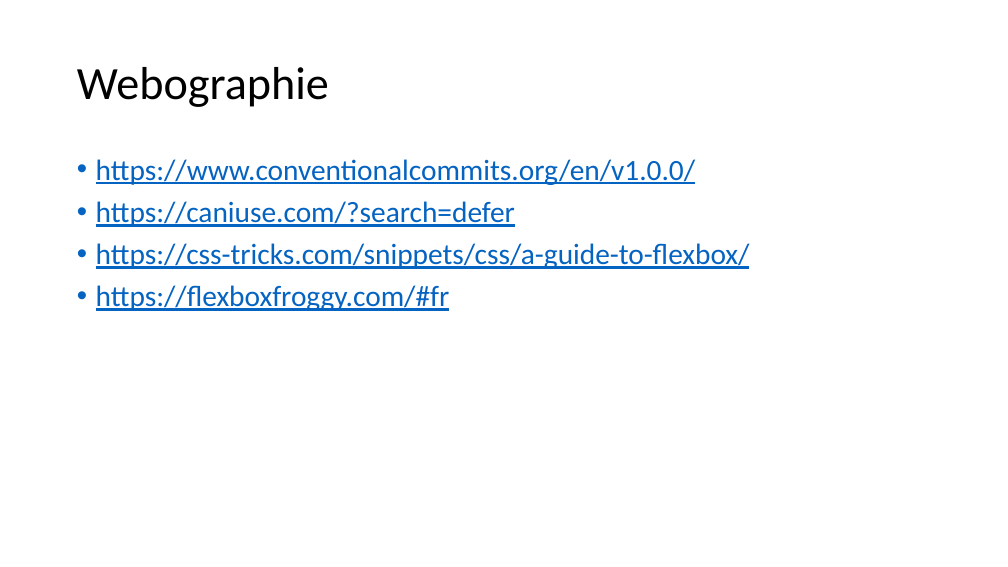
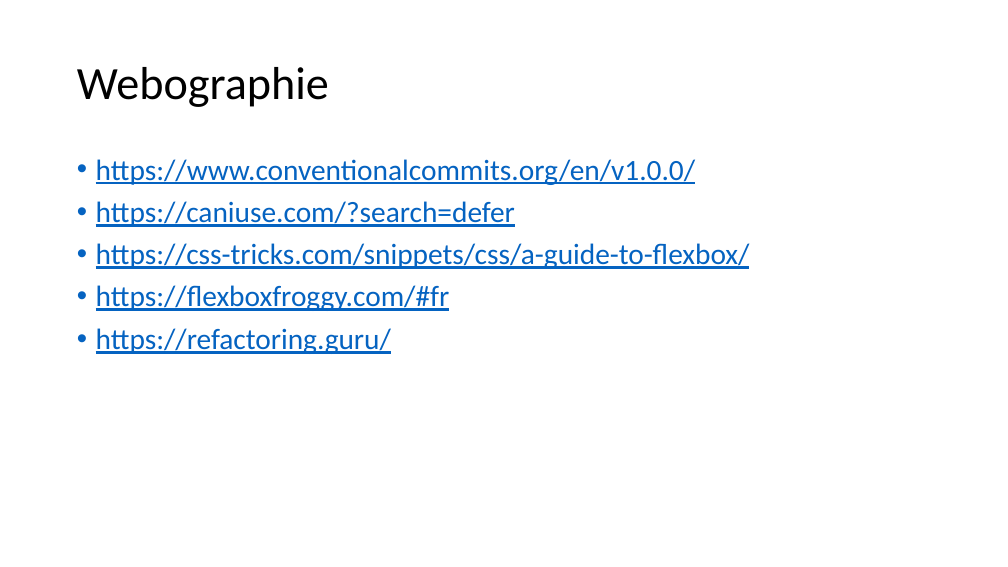
Before and after one commit to jlg-formation/fan-oct-2021, a slide deck: slide 7 of notes.pptx. Drawn at 1008x567 pixels with LibreOffice and Linux fonts; fonts in the diff are those of the drawing. Boxes give left, top, right and bottom in pixels: in the first picture for what was removed or moved away, otherwise in the second. Text is boxed around its words. In the diff, an @@ line names an element or a change of style, - is before the commit and + after.

```diff
--- a/notes.pptx
+++ b/notes.pptx
@@ text at <box>96,328,391,354</box>: paragraph added @@
+• https://refactoring.guru/
```
Also in this commit, not shown: 3 other slides changed, 3 slides added.
